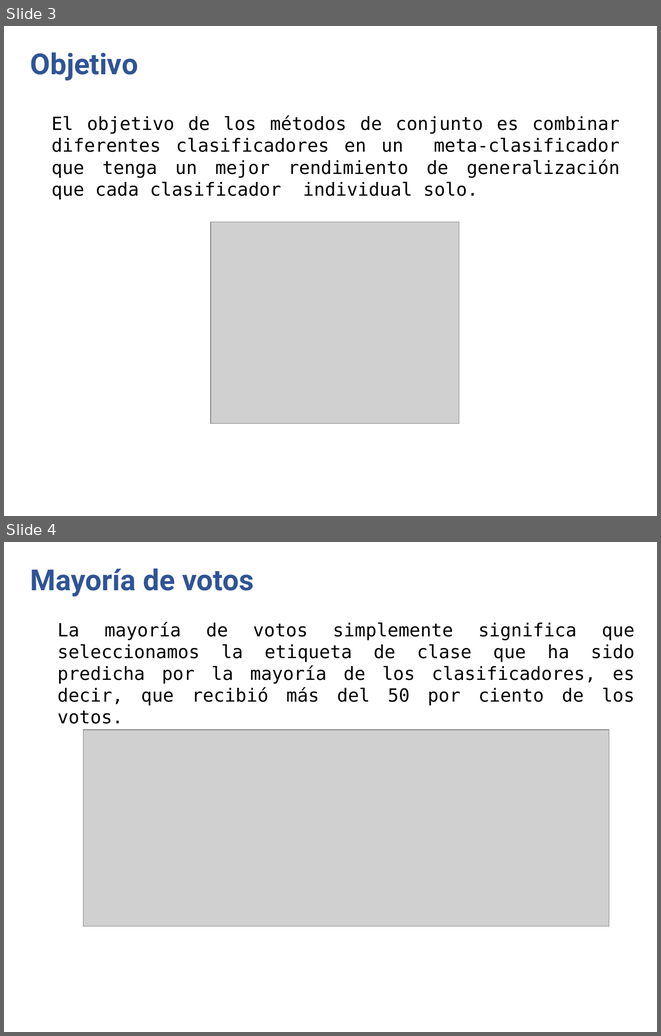
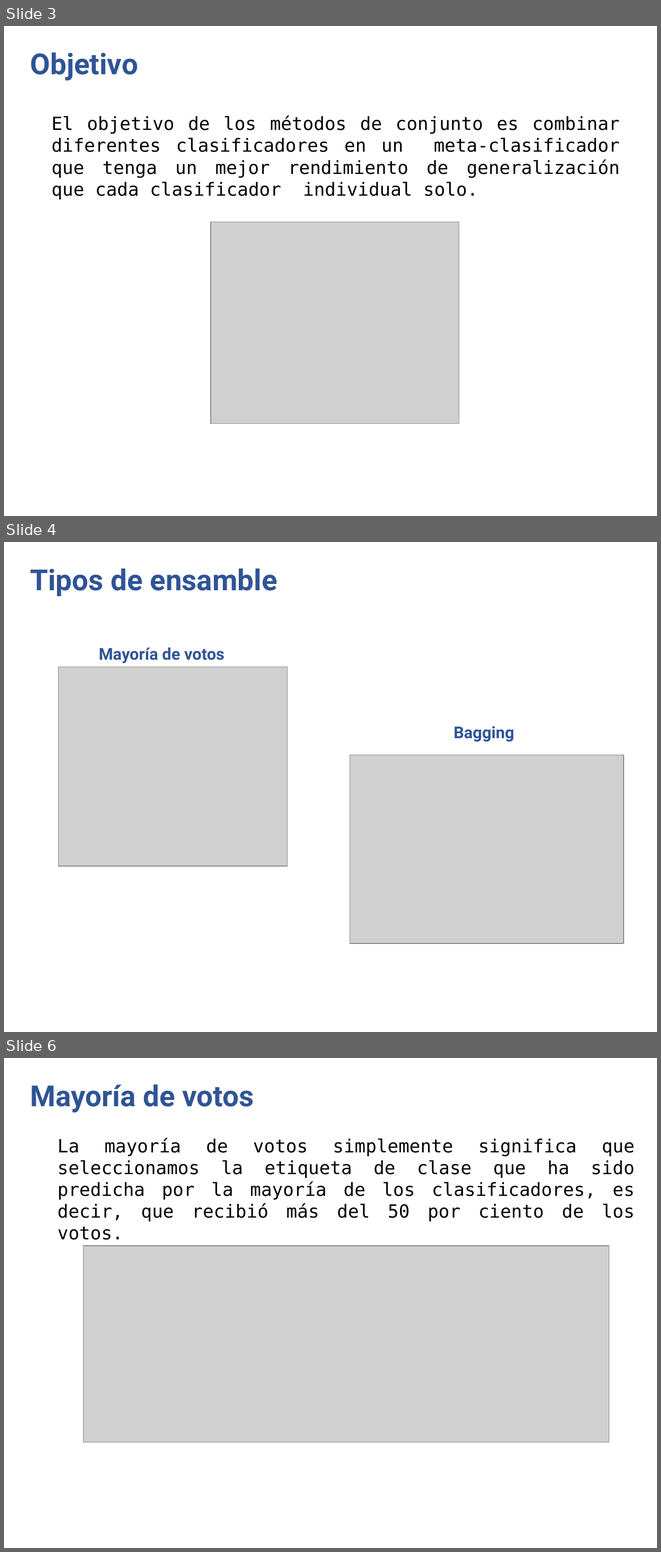
Before and after one commit to anvelezec/Embedings, a slide deck: MetodosEnsamble.pptx. Shown one above the other, each under a label of ours: slides 3 and 4 before the commit, slides 3, 4 and 6 after it; the slides between them are not shown. The pictures are 661x1036 and 661x1552 pixels, drawn with LibreOffice and Linux fonts; fonts in the diff are those of the drawing; grey boxes stand for pictures; background and template pictures are left out. Boxes give left, top, right and bottom in pixels: in the first picture for what was removed or moved away, otherwise in the second. Text is boxed around its words. In the diff, an @@ line names an element or a change of style, - is before the commit and + after.

Commit message:
bagging

```diff
--- a/MetodosEnsamble.pptx
+++ b/MetodosEnsamble.pptx
@@ slide 4 added at [4, 542, 657, 1032], background picture (left out) @@
@@ text added at [30, 568, 277, 596], 32 pt, text #2F5496, bold @@
+Tipos de ensamble
@@ text added at [99, 647, 224, 663], 18 pt, text #2F5496, bold @@
+Mayoría de votos
@@ picture added at [58, 667, 288, 866] @@
@@ text added at [453, 726, 514, 742], 18 pt, text #2F5496, bold @@
+Bagging
@@ picture added at [350, 755, 624, 943] @@
@@ what was slide 4 is now slide 6 @@
```
Also in this commit, not shown: 1 slide changed, 4 other slides added, 2 slides removed, 3 other files.
